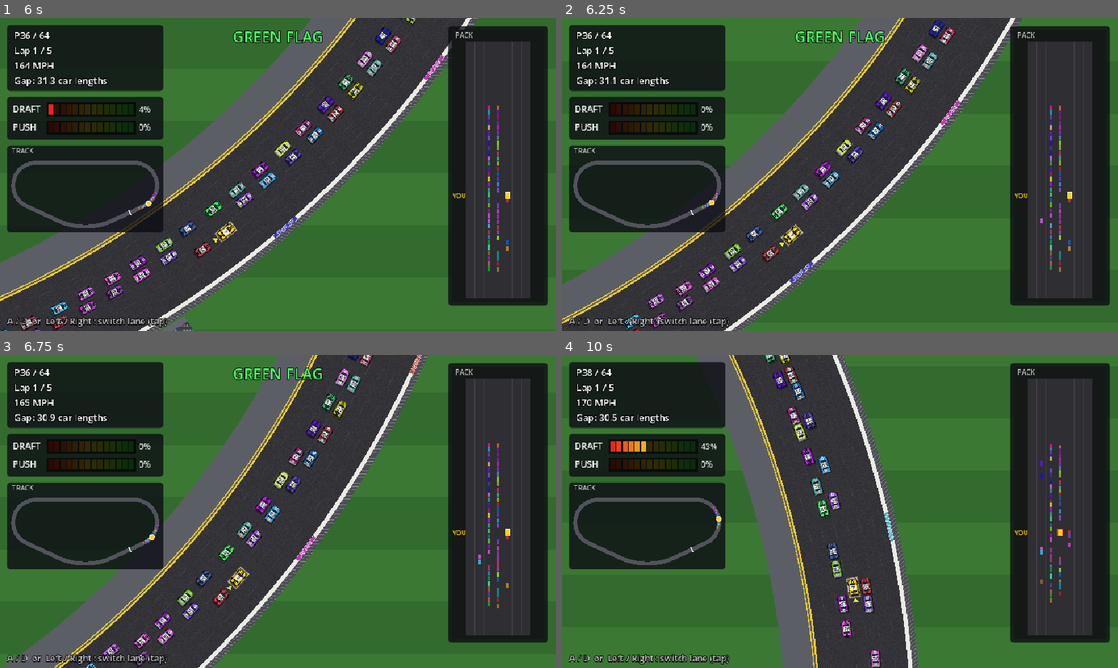
Above: before the commit, frames 1-4 (two rows, left to right).
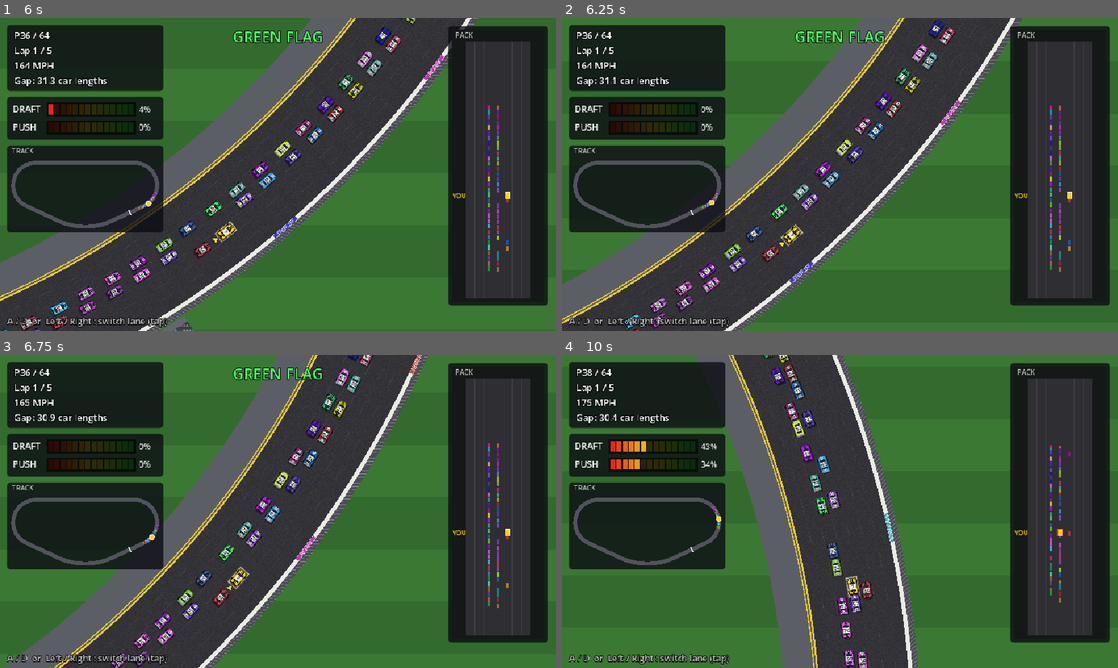
Above: after the commit, the same moments.

Repository: ejk6fam1-cyber/ChaosCar
Game: Godot game, scene res://race.tscn
Two runs of this game, one before a commit and one after it. Both use one fixed random seed, a clock stepped at 60 frames per second and the inputs below. This scene is started directly instead of the project's main scene.
Inputs:
- Up to frame 1 (6 s): tap Enter at 0.5 s; hold D 0.53-2.03 s; tap R every 0.75 s from 0.6 to 5.85 s; hold A 2.03-4.28 s; hold D from 4.28 s (still down)
- Up to frame 2 (6.25 s): keep holding D
- Up to frame 3 (6.75 s): keep holding D; tap R at 6.6 s
- Up to frame 4 (10 s): tap R every 0.75 s from 7.35 to 9.6 s; release D at 8.03 s; hold A 8.03-9.53 s; hold D from 9.53 s (still down)

Frame 1 is identical in both runs. In frame 2, 0.1% of the frame differs, in the area x 15-89%, y 64-95%; in frame 3, 0.2%; in frame 4, 2.9%, in the area x 4-92%, y 0-100%.

Commit message:
AI reads whether its line is gaining or losing on the leader
Every car tracks its gap to the leader, smoothed over 2.5 s.
- In a train closing on the leader faster than 1 m/s: very reluctant
  to leave it. Random pull-outs, lifts, slingshots (until the last part
  of the race), group jump-outs, regrouping and lane hopping are almost
  all suppressed; following the car ahead when it moves over (keeping
  the train together) is more likely.
- Losing ground to the leader: a bit more desperate. Shorter wait
  between moves, more pull-outs, and lanes whose lines are gaining on
  the leader score higher.
Full race: cars leaving a gaining train 9 times (65 before), 13 lead
changes (9), lane changes within the usual range.

Co-Authored-By: Claude Opus 5.5 <noreply@anthropic.com>
Claude-Session: https://claude.ai/code/session_01M63eaoQ5RCewL3VFraeAdq

Diff:
--- a/scripts/car.gd
+++ b/scripts/car.gd
@@ -48,6 +48,9 @@
 var bubble := 0.0            # 0..1 riding inside the pack
 var wait_for: Car = null     # AI straggler: easing off so this car (behind, same lane) can catch up
 var wait_t := 0.0
+var gap_rate := 0.0          # m/s the gap to the leader is growing (+ losing ground, - gaining), smoothed
+var prev_gap := 0.0
+var gaining := false         # AI: in a train that's reeling in the leader - stay put
 var assist := 0.0            # 0..1 straggler tow (far behind the leader)
 var wake := 0.0              # 0..1 in the wake of cars ahead (long range)
 var turb := 0.0              # dirty-air wander in drag
--- a/scripts/race.gd
+++ b/scripts/race.gd
@@ -75,6 +75,9 @@
 const ROOM_PLAYER := 0.4         # metres of clear space you need nose and tail to switch into a lane
 const ROOM_AI_AHEAD := 1.0       # the computer drivers leave a little more
 const ROOM_AI_BEHIND := 2.0
+const TREND_TIME := 2.5          # s: smoothing of each car's gap-to-leader trend
+const GAIN_HEAVY := 1.0          # m/s (2.2 mph): a train closing on the leader faster than this is a keeper
+const LOSE := 0.5                # m/s: losing ground faster than this starts the AI looking for a better line
 const AI_COOLDOWN := 4.0          # seconds an AI car stays put after switching (unless following its line)
 const SHIFT_WAIT := 0.35         # a blocked tap waits this long for the gap to open
 const LOOK := 0.35               # s: a lane switch must still fit this long after, at the cars' speeds
@@ -328,6 +331,7 @@
 	if flag == Flag.PACE and clock >= PACE_TIME:
 		flag = Flag.GREEN
 	_sort()
+	_trends(dt)
 	_aero()
 	for c in cars:
 		c.carry = maxf(c.draft_eff, c.carry - CARRY_FADE * dt)
@@ -395,6 +399,19 @@
 		* (1.0 + c.turb) \
 		* (1.0 + SIDE_DRAFT * c.side) \
 		* (1.0 + DEEP_DRAG * clampf(c.line_pos - DEEP_FROM, 0, 10))
+
+
+## Each car's gap to the leader, and how fast it's changing (smoothed): + = losing ground, - = gaining.
+func _trends(dt: float) -> void:
+	if order.is_empty():
+		return
+	var lead := order[0].s
+	var k := clampf(dt / TREND_TIME, 0.0, 1.0)
+	for c in order:
+		var gap := lead - c.s
+		var raw := clampf((gap - c.prev_gap) / dt, -15.0, 15.0) if c.prev_gap != 0.0 or gap == 0.0 else 0.0
+		c.gap_rate = lerpf(c.gap_rate, raw, k)
+		c.prev_gap = gap
 
 
 ## HUD meters, 0..1. Draft: the tow you're getting (a long line ahead pulls hardest).
@@ -547,28 +564,38 @@
 	var nose := _car_ahead(c, 3.0)
 	var train := (nose != null or (tail != null and c.s - tail.s - Car.LENGTH < 3.0)) and c.line_pos <= DEEP_FROM + 2
 	var keen := 0.25 if train else 1.0
+	# how my line is doing against the leader
+	var gap_lead := order[0].s - c.s if not order.is_empty() else 0.0
+	c.gaining = gap_lead > 15.0 and -c.gap_rate > GAIN_HEAVY and (train or c.draft > 0.3)
+	var desp := clampf((c.gap_rate - LOSE) / 2.0, 0.0, 1.0) if gap_lead > 20.0 else 0.0    # losing ground: how desperate
+	var late_race := clampf((c.s - (race_length - 3200.0)) / 3200.0, 0.0, 1.0)
+	if c.gaining:
+		keen *= 0.08          # this train is reeling in the leader: stay in it (until the final run)
+	elif desp > 0.0:
+		keen = minf(keen * (1.0 + 1.5 * desp), 1.0)
+		c.think = rng.randf_range(1.1, 2.6)     # losing: look around a bit more often
 	# the car I'm drafting is moving over: go with it and keep the tow (that's how lines move)
 	var f := c.follow
 	c.follow = null
-	if f and f.lane != c.lane and f.s - c.s < 24.0 and rng.randf() < (0.95 if f.crew > 0 else (0.35 + c.aggression * 0.3) * (0.7 if train else 1.0)):
+	if f and f.lane != c.lane and f.s - c.s < 24.0 and rng.randf() < (0.95 if f.crew > 0 else minf((0.35 + c.aggression * 0.3) * (0.7 if train else 1.0) + 0.25 * desp + (0.3 if c.gaining else 0.0), 0.95)):
 		c.crew = maxi(f.crew - 1, 0)      # part of a group jumping out together: pass the word back
 		if _go(c, f.lane, "crew" if f.crew > 0 else "follow", true):
 			c.think = rng.randf_range(1.2, 2.0)
 			return
 	# dropped off the pack: desperate to team up with anyone to draft with
-	if c.assist > 0.0 and c.draft < 0.3 and not c.finished:
+	if c.assist > 0.0 and c.draft < 0.3 and not c.finished and not c.gaining:
 		if _regroup(c):
 			return
 	var lone := c.draft < 0.2 and not train
 	if lone:
 		c.think = rng.randf_range(0.5, 1.2)     # out in the wind: look for a line to join, quickly
-	if c.since_switch < (1.0 if lone else AI_COOLDOWN):
+	if c.since_switch < (1.0 if lone else AI_COOLDOWN * (1.0 - 0.35 * desp)):
 		return
 	var ahead := _car_ahead(c, 16.0)
 	# stuck at the back of a big line that's running away: from back here we'll never win, so a group
 	# of us jumps out together to start a new line - and the hole we leave cuts the big line's push
 	var line_len := c.line_pos + 1 + c.line_behind
-	if line_len >= BIG_LINE and c.line_pos >= 3 and c.line_behind >= 2 and _leading_line(c) \
+	if line_len >= BIG_LINE and c.line_pos >= 3 and c.line_behind >= 2 and not c.gaining and _leading_line(c) \
 			and rng.randf() < 0.25 + 0.3 * c.aggression:
 		var sides := [cur - 1, cur + 1]
 		sides.sort_custom(func(a1: int, b1: int) -> bool: return _lane_count(a1) < _lane_count(b1))
@@ -587,7 +614,7 @@
 	# sitting in line: now and then pull out and make a move (more often late in the race);
 	# the car behind usually follows and pushes - that's how runs happen at Talladega
 	var late := clampf((c.s - (race_length - 3200.0)) / 3200.0, 0.0, 1.0)
-	if ahead and ahead.s - c.s - Car.LENGTH < 10.0 and rng.randf() < keen * 0.6 * (0.02 + 0.06 * c.aggression) + 0.3 * late * (0.5 if train else 1.0):
+	if ahead and ahead.s - c.s - Car.LENGTH < 10.0 and rng.randf() < keen * 0.6 * (0.02 + 0.06 * c.aggression) + 0.3 * late * (0.5 if train else 1.0) * (0.15 if c.gaining else 1.0):
 		var options := []
 		for lane in [cur - 1, cur + 1]:
 			if lane >= 0 and lane < LANES and _path_clear(c, lane_x(lane)):
@@ -597,7 +624,7 @@
 			_go(c, lane, "pullout")
 			return
 	# closing on a slower car ahead: pull out and make a run (the slingshot)
-	if ahead and not train and c.v > ahead.v + 1.0 and ahead.s - c.s - Car.LENGTH < 12.0 and rng.randf() < 0.15 + c.aggression * 0.35:
+	if ahead and not train and (not c.gaining or late_race > 0.7) and c.v > ahead.v + 1.0 and ahead.s - c.s - Car.LENGTH < 12.0 and rng.randf() < 0.15 + c.aggression * 0.35:
 		var sides := [cur - 1, cur + 1]
 		if rng.randf() < 0.5:
 			sides.reverse()
@@ -611,9 +638,10 @@
 	for lane in [cur - 1, cur, cur + 1]:
 		if lane < 0 or lane >= LANES:
 			continue
-		var sc := _lane_score(c, lane)
+		var sc := _lane_score(c, lane, desp)
 		if lane != cur:
-			sc -= (0.05 if lone else 0.3) + (0.5 * (1.2 - c.aggression) if c.draft > 0.2 else 0.0) + (0.8 if train else 0.0)   # happy where it is (a car out in the wind doesn't hesitate)
+			sc -= (0.05 if lone else 0.3) + (0.5 * (1.2 - c.aggression) if c.draft > 0.2 else 0.0) \
+				+ (0.8 * (1.0 - 0.4 * desp) if train else 0.0) + (1.5 if c.gaining else 0.0)   # happy where it is
 			if not _path_clear(c, lane_x(lane)):
 				continue
 		if sc > best_score:
@@ -668,11 +696,12 @@
 
 
 ## How good a lane looks: a close car to draft, a long line, a line that's moving faster than us.
-func _lane_score(c: Car, lane: int) -> float:
+func _lane_score(c: Car, lane: int, desp := 0.0) -> float:
 	var lx := lane_x(lane)
 	var nearest := 999.0
 	var line := 0
 	var line_speed := 0.0
+	var line_rate := 0.0
 	var last_s := c.s
 	for o in order:
 		if o == c or o.s <= c.s or absf(o.x - lx) > LANE_W * 0.5:
@@ -688,11 +717,14 @@
 		if o.s - c.s < (80.0 if c.draft > 0.1 else 260.0):
 			line += 1
 			line_speed += o.v
+			line_rate += o.gap_rate
 	var sc := 0.0
 	if nearest < 999.0:
 		sc += exp(-maxf(nearest, 0.0) / DRAFT_RANGE) * 1.0
 		sc += minf(line, 5) * 0.12 - maxf(line - 7, 0) * 0.08    # a long line is good; a very long one isn't
 		sc += (line_speed / maxf(line, 1) - c.v) * 0.3
+		# a line that's gaining on the leader (vs how I'm doing) - worth more the more I'm losing
+		sc += clampf(c.gap_rate - line_rate / maxf(line, 1), -2.0, 2.0) * 0.2 * (1.0 + 1.0 * desp)
 	else:
 		sc -= 1.0       # nobody to draft: hung out in the wind - get back in line!
 	return sc + rng.randf_range(-0.08, 0.08)
@@ -713,6 +745,9 @@
 		tail.follow = c
 		tail.think = minf(tail.think, rng.randf_range(0.05, 0.2) if c.crew > 0 else rng.randf_range(0.1, 0.45))
 	stats[why] = stats.get(why, 0) + 1
+	if c.gaining and why != "follow" and why != "crew":
+		stats["left_gaining_train"] = stats.get("left_gaining_train", 0) + 1
+		stats["left_gaining_by_" + why] = stats.get("left_gaining_by_" + why, 0) + 1
 	c.since_switch = 0.0
 	c.from_lane = c.lane
 	c.lane = lane
